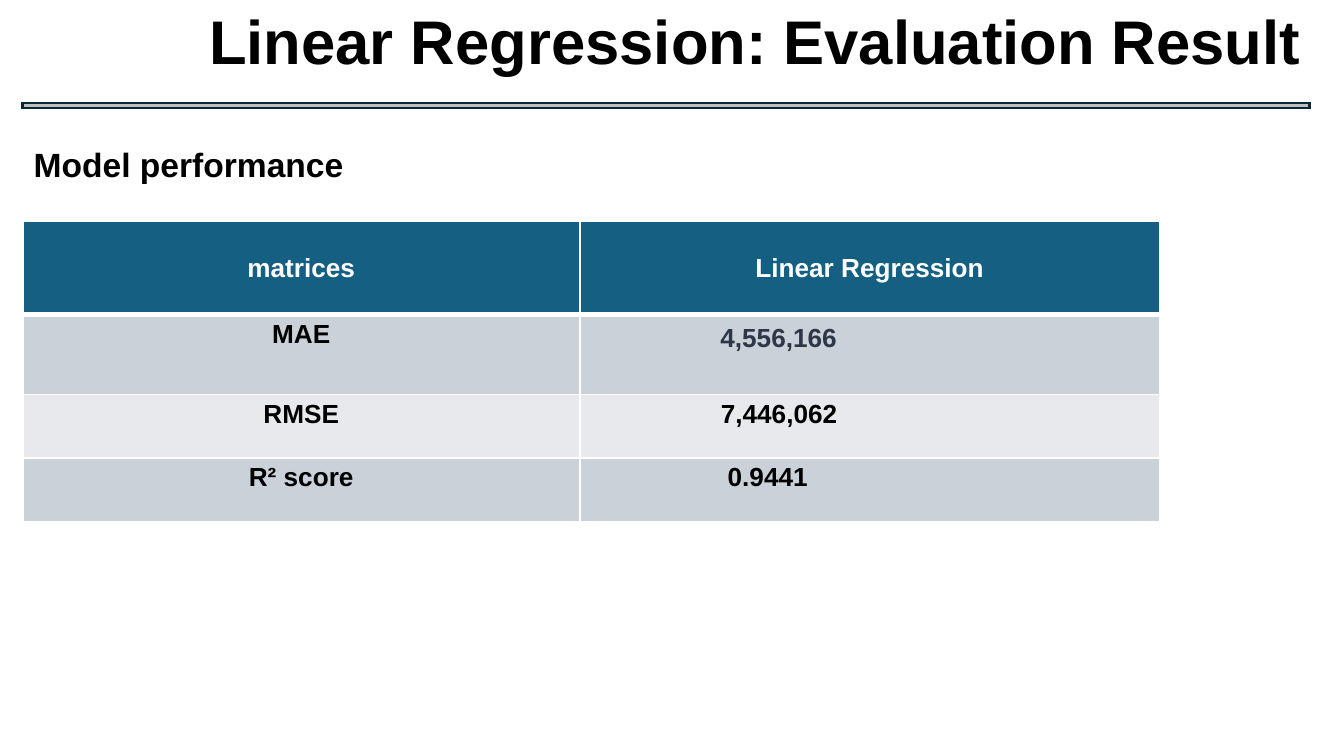
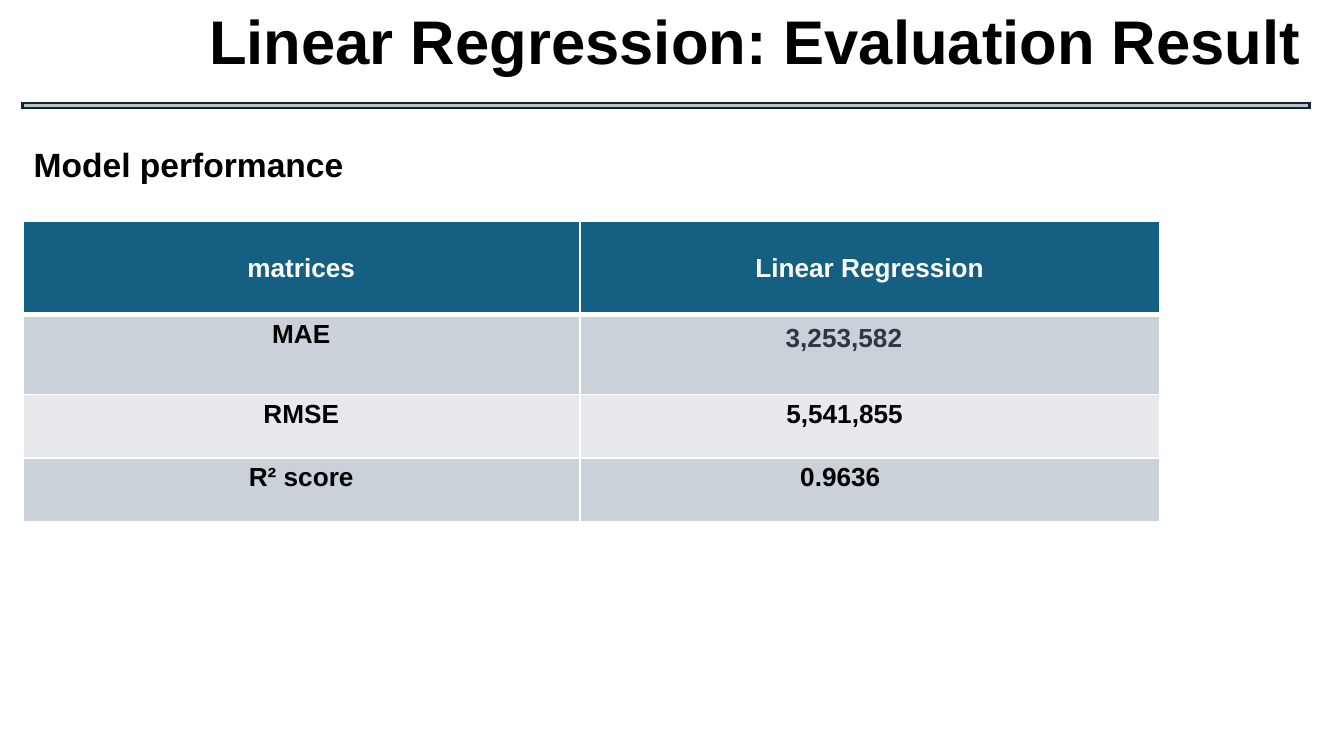
Before and after one commit to Goutam363/painting-cost-prediction, a slide deck: slide 11 of ML_Project_9_Group_3_Presentation.pptx. Drawn at 1344x756 pixels with LibreOffice and Linux fonts; fonts in the diff are those of the drawing. Boxes give left, top, right and bottom in pixels: in the first picture for what was removed or moved away, otherwise in the second. Text is boxed around its words. In the diff, an @@ line names an element or a change of style, - is before the commit and + after.

```diff
--- a/ML_Project_9_Group_3_Presentation.pptx
+++ b/ML_Project_9_Group_3_Presentation.pptx
@@ table at <box>23,222,1160,663</box> @@
-row 2, column 2: 4,556,166
+row 2, column 2: 3,253,582
-row 3, column 2: 7,446,062
+row 3, column 2: 5,541,855
-row 4, column 2: 0.9441
+row 4, column 2: 0.9636
```
Also in this commit, not shown: 3 other slides changed.
